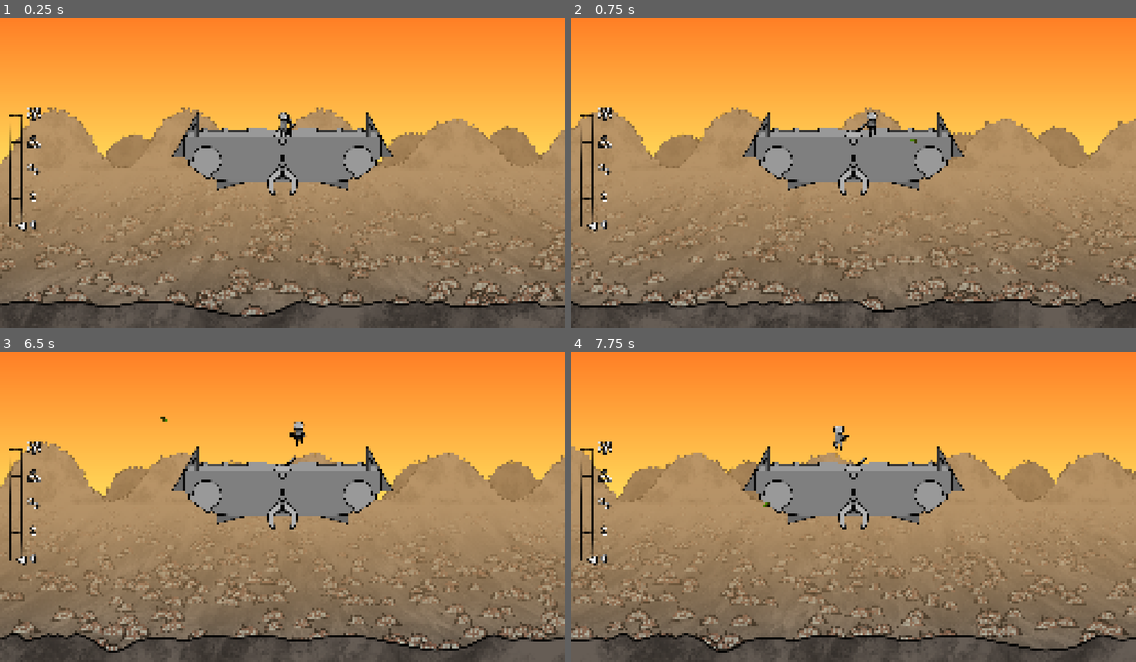
Above: before the commit, frames 1-4 (two rows, left to right).
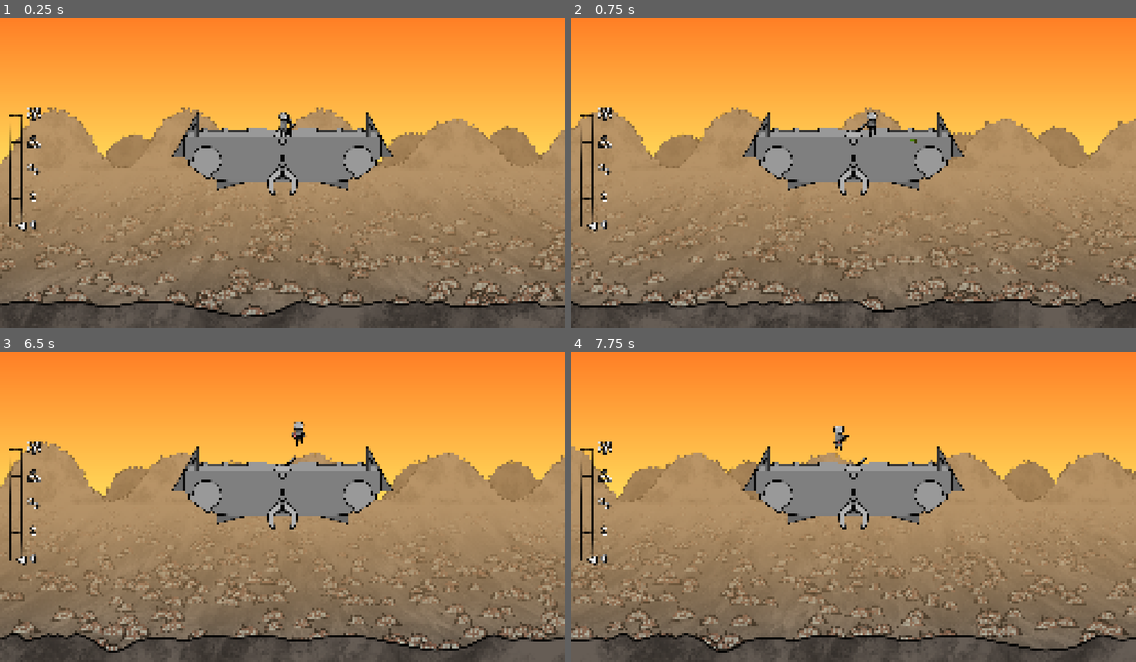
Above: after the commit, the same moments.

Repository: Syntinulls/Magnetide
Game: Godot game, scene res://_project/level/level.tscn
Two runs of this game, one before a commit and one after it. Both use one fixed random seed, a clock stepped at 60 frames per second and the inputs below. The engine's default icon, where the game draws it, is replaced by a stand-in: a white triangle on a blue panel in a dark square.
Inputs (mouse positions are in pixels of both pictures, inside the frame that each line leads up to):
- Up to frame 1 (0.25 s): no input
- Up to frame 2 (0.75 s): move the mouse to (977, 154) at 0.52 s; hold D (move_right) from 0.53 s (still down); click (977, 154) at 0.6 s
- Up to frame 3 (6.5 s): tap Space (move_jump) at 0.77, 1.52, 3.02, 3.77, 4.52, 6.02 s; tap Q (swap_weapon, bound only after the commit) at 0.8, 1.35, 2.3, 3.6, 5.1 s; move the mouse to (169, 519) at 1.27 s; click (169, 519) at 1.55 s; move the mouse to (339, 432) at 2.02 s; release D (move_right) at 2.03 s; hold A (move_left) 2.03-2.78 s; hold E (interact) 2.03-2.78 s; move the mouse to (254, 565) at 2.77 s; hold D (move_right) 2.78-4.28 s; click (254, 565) at 2.85 s; move the mouse to (452, 550) at 3.52 s; move the mouse to (113, 457) at 4.27 s; hold A (move_left) 4.28-5.03 s; click (113, 457) at 4.35 s; move the mouse to (310, 503) at 5.02 s; hold D (move_right) 5.03-5.78 s; move the mouse to (197, 423) at 5.77 s; hold A (move_left) from 5.78 s (still down); tap E (interact) at 5.85 s; click (197, 423) at 6.05 s
- Up to frame 4 (7.75 s): move the mouse to (977, 488) at 6.52 s; click (977, 488) at 6.6 s; tap Space (move_jump) at 6.77, 7.52 s; tap Q (swap_weapon, bound only after the commit) at 6.8, 7.35 s; move the mouse to (740, 519) at 7.27 s; release A (move_left) at 7.28 s; hold D (move_right) from 7.28 s (still down); click (740, 519) at 7.55 s

Frames 1-2 are identical in both runs. In frame 3, less than 0.1% of the frame differs, in the area x 28-53%, y 20-28%; in frame 4, less than 0.1%, in the area x 34-48%, y 28-50%.

Commit message:
add weapon swap system with gun/magnet gun toggle, magnet effect sprite on hold, swap_weapon input action (Q key), and weapon-specific shoot/magnetize input handling with texture switching

Diff:
--- a/_project/player/player.gd
+++ b/_project/player/player.gd
@@ -1,14 +1,21 @@
 extends CharacterBody2D
 class_name Player
+
+enum Weapon { GUN, MAGNET_GUN }
 
 @export var speed: float = 400.0
 @export var jump_velocity: float = -600.0
 @export var gravity: float = 1600.0
 
 const BulletScene: PackedScene = preload("res://_project/player/bullet.tscn")
+const GunTexture: Texture2D = preload("res://_project/player/guy_gun.png")
+const MagnetGunTexture: Texture2D = preload("res://_project/player/guy_magnetgun.png")
+const MagnetEffectTexture: Texture2D = preload("res://icon.svg")
 
 var input_enabled: bool = true
 var facing_right: bool = false
+var current_weapon: Weapon = Weapon.GUN
+var magnet_effect: Sprite2D = null
 
 @onready var body_sprite: Sprite2D = $BodySprite
 @onready var arm_sprite: Sprite2D = $ArmSprite
@@ -28,6 +35,7 @@
 const GUN_OFFSET_X: float = -15.125
 const GUN_ROTATION: float = -0.14660765
 const MUZZLE_POSITION_X: float = -55.915
+
 
 func _apply_facing(new_facing_right: bool) -> void:
 	facing_right = new_facing_right
@@ -69,8 +77,18 @@
 			arm_rotation = -arm_rotation
 		arm_sprite.rotation = arm_rotation
 
-		if Input.is_action_just_pressed("shoot"):
-			shoot()
+		if Input.is_action_just_pressed("swap_weapon"):
+			swap_weapon()
+
+		match current_weapon:
+			Weapon.GUN:
+				if Input.is_action_just_pressed("shoot"):
+					shoot()
+			Weapon.MAGNET_GUN:
+				if Input.is_action_just_pressed("shoot"):
+					magnetize()
+				elif Input.is_action_just_released("shoot"):
+					stop_magnetize()
 
 		if Input.is_action_just_pressed("move_jump") and is_on_floor():
 			velocity.y = jump_velocity
@@ -85,9 +103,34 @@
 
 	move_and_slide()
 
+func swap_weapon() -> void:
+	if current_weapon == Weapon.GUN:
+		current_weapon = Weapon.MAGNET_GUN
+		gun_sprite.texture = MagnetGunTexture
+	else:
+		current_weapon = Weapon.GUN
+		gun_sprite.texture = GunTexture
+		stop_magnetize()
+
+
 func shoot() -> void:
 	var bullet := BulletScene.instantiate()
 	bullet.global_position = muzzle.global_position
 	bullet.direction = (get_global_mouse_position() - global_position).normalized()
 	bullet.rotation = bullet.direction.angle()
 	get_tree().current_scene.add_child(bullet)
+
+
+func magnetize() -> void:
+	if magnet_effect != null:
+		return
+	magnet_effect = Sprite2D.new()
+	magnet_effect.texture = MagnetEffectTexture
+	magnet_effect.scale = Vector2(0.5, 0.5)
+	muzzle.add_child(magnet_effect)
+
+
+func stop_magnetize() -> void:
+	if magnet_effect != null:
+		magnet_effect.queue_free()
+		magnet_effect = null
--- a/project.godot
+++ b/project.godot
@@ -14,6 +14,10 @@
 run/main_scene="res://_project/level/level.tscn"
 config/features=PackedStringArray("4.6", "GL Compatibility")
 config/icon="res://icon.svg"
+
+[autoload]
+
+Magnetide="*res://_project/autoloads/magnetide.gd"
 
 [display]
 
@@ -80,10 +84,11 @@
 "events": [Object(InputEventKey,"resource_local_to_scene":false,"resource_name":"","device":-1,"window_id":0,"alt_press …(192 unchanged characters)…
 ]
 }
-
-[autoload]
-
-Magnetide="*res://_project/autoloads/magnetide.gd"
+swap_weapon={
+"deadzone": 0.2,
+"events": [Object(InputEventKey,"resource_local_to_scene":false,"resource_name":"","device":-1,"window_id":0,"alt_pressed":false,"shift_pressed":false,"ctrl_pressed":false,"meta_pressed":false,"pressed":false,"keycode":0,"physical_keycode":81,"key_label":0,"unicode":113,"location":0,"echo":false,"script":null)
+]
+}
 
 [physics]
 
